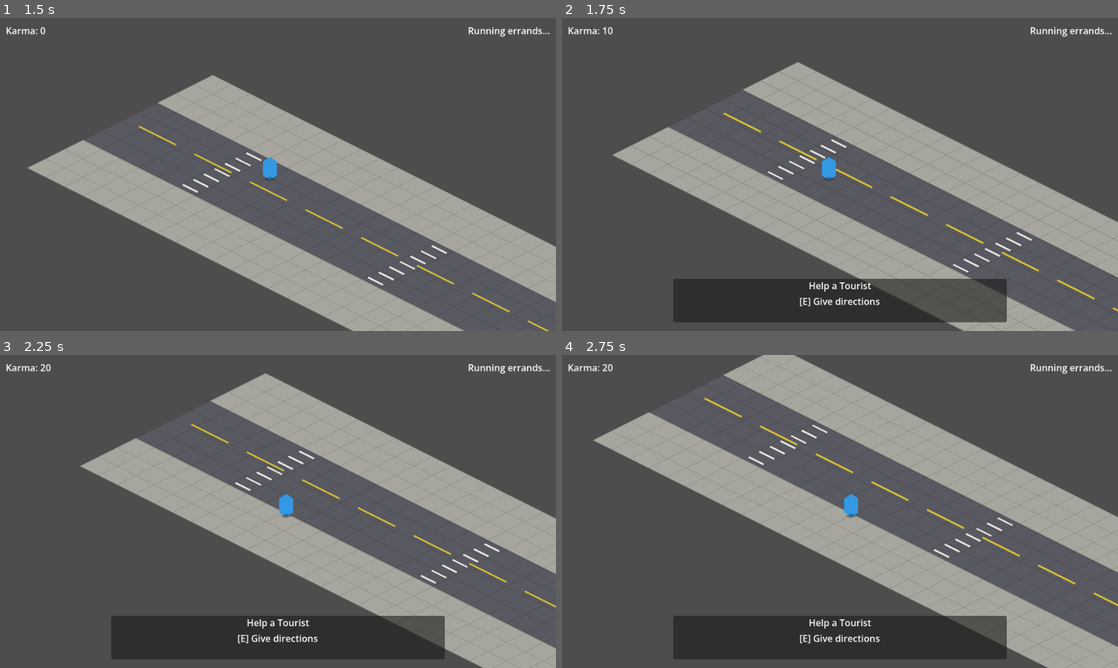
Above: before the commit, frames 1-4 (two rows, left to right).
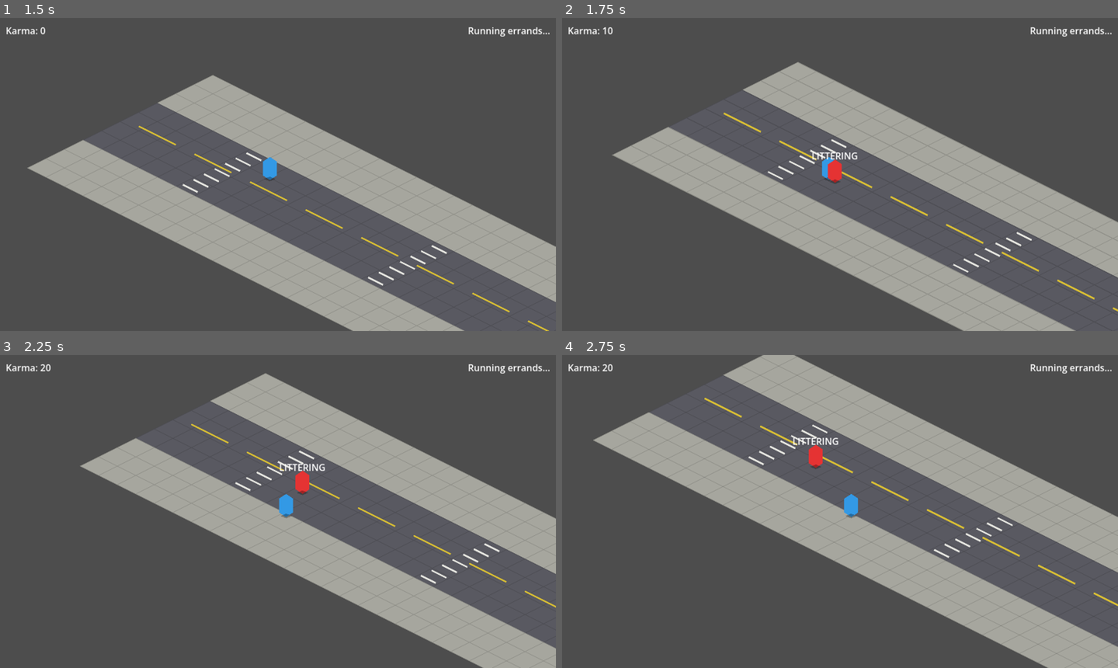
Above: after the commit, the same moments.

Repository: dinanwu/errands
Game: Godot game, scene res://scenes/main/main.tscn
Same seed, same stepped clock (60 frames per second), same inputs: the game is played once before the commit and once after it.
Inputs (mouse positions are in pixels of both pictures, inside the frame that each line leads up to):
- Up to frame 1 (1.5 s): tap Enter at 0.5 s; move the mouse to (400, 158) at 0.52 s; hold Right (ui_right) 0.53-1.28 s; tap 0 at 0.6 s; click (400, 158) at 0.67 s; tap E at 0.8, 1.35 s; move the mouse to (166, 190) at 1.27 s; hold Down (ui_down) from 1.28 s (still down); click (166, 190) at 1.42 s
- Up to frame 2 (1.75 s): keep holding Down (ui_down); tap K at 1.55 s
- Up to frame 3 (2.25 s): move the mouse to (333, 442) at 2.02 s; release Down (ui_down) at 2.03 s; hold Right (ui_right) from 2.03 s (still down); tap K at 2.1 s; click (333, 442) at 2.17 s
- Up to frame 4 (2.75 s): keep holding Right (ui_right); tap 0 at 2.3 s

Frame 1 is identical in both runs. In frame 2, 8.4% of the frame differs, in the area x 20-80%, y 42-98%; in frame 3, 8.4%; in frame 4, 8.4%.

Commit message:
Phase 4: Bad Actors and Weapons
Add bad actor NPCs that spawn from event triggers, milkshake weapon
that auto-unlocks at 30 karma, and full weapon targeting system
(click bad actor to throw). Includes 5 bad events, weapon cooldowns,
HUD weapon bar with selection/cooldown display, and mixed good/bad
event rolling.

Co-Authored-By: Claude Opus 4.6 (1M context) <noreply@anthropic.com>

Diff:
--- a/data/errands/grocery_store.tres
+++ b/data/errands/grocery_store.tres
@@ -10,5 +10,5 @@
 player_mode = &"pedestrian"
 street_length = 30
 destination_name = "Corner Store"
-bad_event_ids = []
+bad_event_ids = [&"honking", &"littering", &"double_parking", &"sidewalk_wall", &"spitting"]
 good_event_ids = [&"pick_up_litter", &"help_elderly_cross", &"help_tourist", &"catch_puppy"]
--- /dev/null
+++ b/data/events/bad/double_parking.tres
@@ -0,0 +1,14 @@
+[gd_resource type="Resource" load_steps=2 format=3]
+
+[ext_resource type="Script" path="res://scripts/data/event_data.gd" id="1_script"]
+
+[resource]
+script = ExtResource("1_script")
+id = &"double_parking"
+event_type = &"bad_actor"
+display_name = "Double Parking"
+description = "This jerk double-parked and is blocking the entire lane."
+prompt_text = ""
+karma_reward = 0
+weight = 0.8
+npc_scene_path = "res://scenes/npcs/bad_actor.tscn"
--- /dev/null
+++ b/data/events/bad/honking.tres
@@ -0,0 +1,14 @@
+[gd_resource type="Resource" load_steps=2 format=3]
+
+[ext_resource type="Script" path="res://scripts/data/event_data.gd" id="1_script"]
+
+[resource]
+script = ExtResource("1_script")
+id = &"honking"
+event_type = &"bad_actor"
+display_name = "Honking at Pedestrians"
+description = "A driver is laying on the horn at everyone trying to cross the street."
+prompt_text = ""
+karma_reward = 0
+weight = 1.0
+npc_scene_path = "res://scenes/npcs/bad_actor.tscn"
--- /dev/null
+++ b/data/events/bad/littering.tres
@@ -0,0 +1,14 @@
+[gd_resource type="Resource" load_steps=2 format=3]
+
+[ext_resource type="Script" path="res://scripts/data/event_data.gd" id="1_script"]
+
+[resource]
+script = ExtResource("1_script")
+id = &"littering"
+event_type = &"bad_actor"
+display_name = "Littering"
+description = "Someone just tossed their fast food bag right on the sidewalk."
+prompt_text = ""
+karma_reward = 0
+weight = 1.0
+npc_scene_path = "res://scenes/npcs/bad_actor.tscn"
--- /dev/null
+++ b/data/events/bad/sidewalk_wall.tres
@@ -0,0 +1,14 @@
+[gd_resource type="Resource" load_steps=2 format=3]
+
+[ext_resource type="Script" path="res://scripts/data/event_data.gd" id="1_script"]
+
+[resource]
+script = ExtResource("1_script")
+id = &"sidewalk_wall"
+event_type = &"bad_actor"
+display_name = "Blocking the Sidewalk"
+description = "A group walking shoulder-to-shoulder, refusing to let anyone pass."
+prompt_text = ""
+karma_reward = 0
+weight = 0.9
+npc_scene_path = "res://scenes/npcs/bad_actor.tscn"
--- /dev/null
+++ b/data/events/bad/spitting.tres
@@ -0,0 +1,14 @@
+[gd_resource type="Resource" load_steps=2 format=3]
+
+[ext_resource type="Script" path="res://scripts/data/event_data.gd" id="1_script"]
+
+[resource]
+script = ExtResource("1_script")
+id = &"spitting"
+event_type = &"bad_actor"
+display_name = "Spitting on the Sidewalk"
+description = "Absolutely disgusting. Right where people walk."
+prompt_text = ""
+karma_reward = 0
+weight = 0.7
+npc_scene_path = "res://scenes/npcs/bad_actor.tscn"
--- /dev/null
+++ b/data/weapons/milkshake.tres
@@ -0,0 +1,13 @@
+[gd_resource type="Resource" load_steps=2 format=3]
+
+[ext_resource type="Script" path="res://scripts/data/weapon_data.gd" id="1_script"]
+
+[resource]
+script = ExtResource("1_script")
+id = &"milkshake"
+display_name = "Milkshake"
+description = "A refreshing strawberry milkshake. Best served cold... on someone's head."
+karma_cost = 30
+cooldown_seconds = 5.0
+effect_scene_path = "res://scenes/weapons/milkshake.tscn"
+tier = 1
--- a/scenes/errand/errand_level.gd
+++ b/scenes/errand/errand_level.gd
@@ -12,6 +12,7 @@
 
 func _ready() -> void:
 	EventManager.load_for_errand(GROCERY_ERRAND)
+	EventManager.spawn_parent = $Entities
 	for trigger in event_zones.get_children():
 		trigger.body_entered.connect(_on_event_trigger_entered.bind(trigger))
 
@@ -28,7 +29,11 @@
 	camera.position = camera.position.lerp(player.position, 1.0 - exp(-10.0 * delta))
 
 
+func _exit_tree() -> void:
+	EventManager.spawn_parent = null
+
+
 func _on_event_trigger_entered(body: Node2D, trigger: Area2D) -> void:
 	if body == player:
-		if EventManager.try_spawn_event():
+		if EventManager.try_spawn_event(trigger.global_position):
 			trigger.set_deferred("monitoring", false)
--- /dev/null
+++ b/scenes/npcs/bad_actor.gd
@@ -0,0 +1,98 @@
+extends CharacterBody2D
+
+## A bad actor NPC performing a negative behavior on the street.
+## Spawned by EventManager when a bad_actor event triggers.
+## Player clicks to punish with their selected weapon.
+
+signal resolved(was_punished: bool)
+
+@onready var body: Polygon2D = $Body
+@onready var behavior_label: Label = $BehaviorLabel
+@onready var punishable_area: Area2D = $PunishableArea
+
+var event_data: EventData = null
+var _is_resolved: bool = false
+
+const LINGER_DURATION: float = 15.0
+var _linger_timer: float = 0.0
+
+
+func setup(data: EventData) -> void:
+	event_data = data
+	behavior_label.text = data.display_name.to_upper()
+
+
+func _ready() -> void:
+	punishable_area.input_event.connect(_on_punishable_input)
+	punishable_area.mouse_entered.connect(_on_mouse_entered)
+	punishable_area.mouse_exited.connect(_on_mouse_exited)
+
+
+func _process(delta: float) -> void:
+	if _is_resolved:
+		return
+	_linger_timer += delta
+	if _linger_timer >= LINGER_DURATION:
+		_wander_off()
+
+
+func _on_punishable_input(viewport: Node, event: InputEvent, _shape_idx: int) -> void:
+	if _is_resolved:
+		return
+	if not (event is InputEventMouseButton and event.button_index == MOUSE_BUTTON_LEFT and event.pressed):
+		return
+	# Always consume clicks on bad actors so player doesn't walk toward them
+	viewport.set_input_as_handled()
+	var weapon_id = GameManager.selected_weapon
+	if weapon_id == &"" or not GameManager.can_use_weapon(weapon_id):
+		return
+	_punish(weapon_id)
+
+
+func _punish(weapon_id: StringName) -> void:
+	_is_resolved = true
+	var weapon_data = GameManager.use_weapon(weapon_id)
+	resolved.emit(true)
+
+	# Spawn weapon projectile from player to this bad actor
+	var player = get_tree().get_first_node_in_group("player")
+	if weapon_data and weapon_data.effect_scene_path != "":
+		var effect_scene = load(weapon_data.effect_scene_path)
+		if effect_scene:
+			var effect = effect_scene.instantiate()
+			get_parent().add_child(effect)
+			effect.hit.connect(_play_hit_reaction)
+			effect.fire(player.global_position, global_position)
+			return
+	# No effect scene — play reaction immediately
+	_play_hit_reaction()
+
+
+func _play_hit_reaction() -> void:
+	if not is_inside_tree():
+		return
+	behavior_label.visible = false
+	var tween = create_tween()
+	tween.tween_property(body, "modulate", Color(1, 0.3, 0.3), 0.1)
+	tween.tween_property(self, "position", position + Vector2(randf_range(-30, 30), -50), 0.3).set_ease(Tween.EASE_OUT)
+	tween.parallel().tween_property(self, "modulate:a", 0.0, 0.4)
+	tween.tween_callback(queue_free)
+
+
+func _wander_off() -> void:
+	_is_resolved = true
+	resolved.emit(false)
+	var tween = create_tween()
+	tween.tween_property(self, "position", position + Vector2(150, -75), 1.0)
+	tween.parallel().tween_property(self, "modulate:a", 0.0, 1.0)
+	tween.tween_callback(queue_free)
+
+
+func _on_mouse_entered() -> void:
+	if not _is_resolved and GameManager.selected_weapon != &"":
+		modulate = Color(1.3, 1.3, 1.3)
+
+
+func _on_mouse_exited() -> void:
+	if not _is_resolved:
+		modulate = Color.WHITE
--- /dev/null
+++ b/scenes/npcs/bad_actor.tscn
@@ -0,0 +1,41 @@
+[gd_scene load_steps=4 format=3]
+
+[ext_resource type="Script" path="res://scenes/npcs/bad_actor.gd" id="1_actor"]
+
+[sub_resource type="RectangleShape2D" id="RectangleShape2D_body"]
+size = Vector2(20, 10)
+
+[sub_resource type="CircleShape2D" id="CircleShape2D_punish"]
+radius = 35.0
+
+[node name="BadActor" type="CharacterBody2D"]
+collision_layer = 0
+collision_mask = 0
+script = ExtResource("1_actor")
+
+[node name="Body" type="Polygon2D" parent="."]
+color = Color(0.9, 0.2, 0.2, 1)
+polygon = PackedVector2Array(-12, -32, 0, -40, 12, -32, 12, -8, 0, 0, -12, -8)
+
+[node name="Shadow" type="Polygon2D" parent="."]
+color = Color(0, 0, 0, 0.3)
+polygon = PackedVector2Array(-10, -2, 0, -6, 10, -2, 0, 2)
+
+[node name="CollisionShape2D" type="CollisionShape2D" parent="."]
+position = Vector2(0, -4)
+shape = SubResource("RectangleShape2D_body")
+
+[node name="BehaviorLabel" type="Label" parent="."]
+offset_left = -70.0
+offset_top = -58.0
+offset_right = 70.0
+offset_bottom = -42.0
+horizontal_alignment = 1
+text = "BAD BEHAVIOR"
+
+[node name="PunishableArea" type="Area2D" parent="."]
+input_pickable = true
+
+[node name="CollisionShape2D" type="CollisionShape2D" parent="PunishableArea"]
+position = Vector2(0, -20)
+shape = SubResource("CircleShape2D_punish")
--- a/scenes/player/player.gd
+++ b/scenes/player/player.gd
@@ -6,6 +6,11 @@
 
 ## Click-to-move target (null when not active)
 var _move_target: Variant = null
+
+
+func _ready() -> void:
+	add_to_group("player")
+
 
 # Isometric transform: converts screen-space input to isometric world-space
 # Screen right → iso east (down-right), Screen up → iso north (up-right)
--- a/scenes/ui/hud.gd
+++ b/scenes/ui/hud.gd
@@ -1,16 +1,85 @@
 extends CanvasLayer
 
 ## HUD overlay. Displays karma, errand progress, and weapon bar.
-## Listens to GameManager signals — never references GameManager methods directly.
+## Listens to GameManager signals — never references GameManager methods directly
+## (except for initial state and weapon selection).
 
 @onready var karma_label: Label = $TopBar/KarmaLabel
 @onready var progress_label: Label = $TopBar/ProgressLabel
+@onready var weapon_bar: HBoxContainer = $WeaponBar
+
+## Ordered list of unlocked weapon IDs (matches button order in weapon bar).
+var _weapon_order: Array[StringName] = []
+var _weapon_buttons: Dictionary = {}
 
 
 func _ready() -> void:
 	GameManager.karma_changed.connect(_on_karma_changed)
+	GameManager.weapon_unlocked.connect(_on_weapon_unlocked)
+	GameManager.weapon_used.connect(_on_weapon_used)
+	GameManager.weapon_cooldown_finished.connect(_on_weapon_cooldown_finished)
+	GameManager.weapon_selected.connect(_on_weapon_selected)
 	karma_label.text = "Karma: %d" % GameManager.karma_points
+
+
+func _process(_delta: float) -> void:
+	_update_cooldown_labels()
+
+
+func _unhandled_input(event: InputEvent) -> void:
+	if event is InputEventKey and event.pressed and not event.echo:
+		var key_num = event.keycode - KEY_0
+		if key_num >= 1 and key_num <= _weapon_order.size():
+			GameManager.select_weapon(_weapon_order[key_num - 1])
 
 
 func _on_karma_changed(new_total: int, _delta: int) -> void:
 	karma_label.text = "Karma: %d" % new_total
+
+
+func _on_weapon_unlocked(weapon_id: StringName) -> void:
+	var data = GameManager.get_weapon_data(weapon_id)
+	if data == null:
+		return
+	_weapon_order.append(weapon_id)
+	var idx = _weapon_order.size()
+	var btn = Button.new()
+	btn.text = "%d: %s" % [idx, data.display_name]
+	btn.pressed.connect(func(): GameManager.select_weapon(weapon_id))
+	weapon_bar.add_child(btn)
+	_weapon_buttons[weapon_id] = btn
+	_update_selection()
+
+
+func _on_weapon_used(weapon_id: StringName) -> void:
+	var btn: Button = _weapon_buttons.get(weapon_id)
+	if btn:
+		btn.disabled = true
+
+
+func _on_weapon_cooldown_finished(weapon_id: StringName) -> void:
+	var btn: Button = _weapon_buttons.get(weapon_id)
+	if btn:
+		btn.disabled = false
+
+
+func _on_weapon_selected(_weapon_id: StringName) -> void:
+	_update_selection()
+
+
+func _update_selection() -> void:
+	for wid in _weapon_buttons:
+		var btn: Button = _weapon_buttons[wid]
+		btn.modulate = Color(1, 1, 0.6) if wid == GameManager.selected_weapon else Color.WHITE
+
+
+func _update_cooldown_labels() -> void:
+	for i in _weapon_order.size():
+		var wid = _weapon_order[i]
+		var btn: Button = _weapon_buttons[wid]
+		var data = GameManager.get_weapon_data(wid)
+		var remaining: float = GameManager.weapon_cooldowns.get(wid, 0.0)
+		if remaining > 0:
+			btn.text = "%s (%.1fs)" % [data.display_name, remaining]
+		else:
+			btn.text = "%d: %s" % [i + 1, data.display_name]
--- /dev/null
+++ b/scenes/weapons/milkshake.gd
@@ -0,0 +1,21 @@
+extends Node2D
+
+## Milkshake projectile. Flies from origin to target, then signals hit.
+
+signal hit
+
+
+func fire(from: Vector2, to: Vector2) -> void:
+	global_position = from
+	var tween = create_tween()
+	tween.tween_property(self, "global_position", to, 0.35).set_ease(Tween.EASE_IN)
+	tween.tween_callback(_on_arrived)
+
+
+func _on_arrived() -> void:
+	hit.emit()
+	# Splash: expand and fade
+	var tween = create_tween()
+	tween.tween_property(self, "scale", Vector2(2.5, 2.5), 0.15)
+	tween.parallel().tween_property(self, "modulate:a", 0.0, 0.15)
+	tween.tween_callback(queue_free)
--- /dev/null
+++ b/scenes/weapons/milkshake.tscn
@@ -0,0 +1,10 @@
+[gd_scene load_steps=2 format=3]
+
+[ext_resource type="Script" path="res://scenes/weapons/milkshake.gd" id="1_shake"]
+
+[node name="Milkshake" type="Node2D"]
+script = ExtResource("1_shake")
+
+[node name="Cup" type="Polygon2D" parent="."]
+color = Color(1.0, 0.6, 0.8, 1)
+polygon = PackedVector2Array(-4, -8, 4, -8, 4, 4, 2, 6, -2, 6, -4, 4)
--- a/scripts/autoloads/event_manager.gd
+++ b/scripts/autoloads/event_manager.gd
@@ -1,26 +1,30 @@
 extends Node
 
-## Manages event pools, rolls random events, and spawns prompts.
+## Manages event pools, rolls random events, and spawns prompts / bad actors.
 ## EventTrigger zones in the level call try_spawn_event().
 ## Player calls handle_interact() when E is pressed.
-##
-## event_spawned / event_resolved are reserved for future systems (HUD juice, scoring).
 
 signal event_spawned(event_data: Resource, event_node: Node)
 signal event_resolved(event_data: Resource, was_acted_on: bool)
 signal good_deed_prompt_shown(event_data: Resource)
 signal good_deed_completed(event_data: Resource)
 signal good_deed_expired(event_data: Resource)
+signal bad_actor_spawned(event_data: Resource, actor_node: Node)
+signal bad_actor_punished(event_data: Resource)
 
-## Filtered pool for the current errand. Roll events from here.
 var good_event_pool: Array[Resource] = []
+var bad_event_pool: Array[Resource] = []
 var recent_events: Array[StringName] = []
 
 var _active_event: EventData = null
 var _prompt_instance: Node = null
+var _bad_actor_instance: Node = null
 
-## Full pool loaded from disk — source of truth for load_for_errand().
+## Set by errand_level.gd — parent node for spawning bad actor NPCs (Y-sorted).
+var spawn_parent: Node2D = null
+
 var _all_good_events: Array[Resource] = []
+var _all_bad_events: Array[Resource] = []
 
 const RECENT_EVENTS_MAX = 3
 const GOOD_DEED_PROMPT_SCENE = preload("res://scenes/events/good_deed_prompt.tscn")
@@ -31,31 +35,41 @@
 
 
 func _load_events() -> void:
-	var dir = DirAccess.open("res://data/events/good/")
+	_all_good_events = _load_events_from_dir("res://data/events/good/")
+	_all_bad_events = _load_events_from_dir("res://data/events/bad/")
+	good_event_pool = _all_good_events.duplicate()
+	bad_event_pool = _all_bad_events.duplicate()
+
+
+func _load_events_from_dir(path: String) -> Array[Resource]:
+	var events: Array[Resource] = []
+	var dir = DirAccess.open(path)
 	if dir == null:
-		return
+		return events
 	dir.list_dir_begin()
 	var filename = dir.get_next()
 	while filename != "":
 		if filename.ends_with(".tres"):
-			var resource = load("res://data/events/good/".path_join(filename))
+			var resource = load(path.path_join(filename))
 			if resource != null:
-				_all_good_events.append(resource)
+				events.append(resource)
 		filename = dir.get_next()
 	dir.list_dir_end()
-	good_event_pool = _all_good_events.duplicate()
+	return events
 
 
 func load_for_errand(errand: ErrandData) -> void:
-	## Filter the event pool to only the events listed in the errand definition.
 	good_event_pool = _all_good_events.filter(func(e: Resource) -> bool:
 		return e.id in errand.good_event_ids
+	)
+	bad_event_pool = _all_bad_events.filter(func(e: Resource) -> bool:
+		return e.id in errand.bad_event_ids
 	)
 	recent_events.clear()
 
 
-func try_spawn_event() -> bool:
-	## Returns true if an event was spawned, false if skipped (already active or empty pool).
+func try_spawn_event(trigger_position: Vector2 = Vector2.ZERO) -> bool:
+	## Returns true if an event was spawned, false if skipped.
 	if _active_event != null:
 		return false
 	var event = _roll_event()
@@ -63,14 +77,21 @@
 		return false
 	_active_event = event
 	_track_recent(event.id)
-	_spawn_prompt(event)
-	good_deed_prompt_shown.emit(event)
-	event_spawned.emit(event, _prompt_instance)
+
+	if event.event_type == &"good_deed":
+		_spawn_prompt(event)
+		good_deed_prompt_shown.emit(event)
+	elif event.event_type == &"bad_actor":
+		_spawn_bad_actor(event, trigger_position)
+		bad_actor_spawned.emit(event, _bad_actor_instance)
+
+	var active_node = _prompt_instance if _prompt_instance else _bad_actor_instance
+	event_spawned.emit(event, active_node)
 	return true
 
 
 func handle_interact() -> void:
-	if _active_event == null:
+	if _active_event == null or _active_event.event_type != &"good_deed":
 		return
 	var event = _active_event
 	_dismiss_prompt()
@@ -80,13 +101,16 @@
 
 
 func _roll_event() -> EventData:
-	if good_event_pool.is_empty():
+	var combined: Array[Resource] = []
+	combined.append_array(good_event_pool)
+	combined.append_array(bad_event_pool)
+	if combined.is_empty():
 		return null
-	var available = good_event_pool.filter(func(e: Resource) -> bool:
+	var available = combined.filter(func(e: Resource) -> bool:
 		return not (e.id in recent_events)
 	)
 	if available.is_empty():
-		available = good_event_pool
+		available = combined
 	return _weighted_pick(available)
 
 
@@ -111,8 +135,21 @@
 func _spawn_prompt(event: EventData) -> void:
 	_prompt_instance = GOOD_DEED_PROMPT_SCENE.instantiate()
 	_prompt_instance.expired.connect(_on_prompt_expired)
-	add_child(_prompt_instance)       # @onready vars assigned here
-	_prompt_instance.setup(event)     # safe to call after add_child
+	add_child(_prompt_instance)
+	_prompt_instance.setup(event)
+
+
+func _spawn_bad_actor(event: EventData, spawn_pos: Vector2) -> void:
+	if not is_instance_valid(spawn_parent):
+		return
+	var scene = load(event.npc_scene_path)
+	if scene == null:
+		return
+	_bad_actor_instance = scene.instantiate()
+	_bad_actor_instance.global_position = spawn_pos
+	_bad_actor_instance.resolved.connect(_on_bad_actor_resolved)
+	spawn_parent.add_child(_bad_actor_instance)
+	_bad_actor_instance.setup(event)
 
 
 func _dismiss_prompt() -> void:
@@ -128,3 +165,12 @@
 	_prompt_instance = null
 	good_deed_expired.emit(event)
 	event_resolved.emit(event, false)
+
+
+func _on_bad_actor_resolved(was_punished: bool) -> void:
+	var event = _active_event
+	_active_event = null
+	_bad_actor_instance = null
+	if was_punished:
+		bad_actor_punished.emit(event)
+	event_resolved.emit(event, was_punished)
--- a/scripts/autoloads/game_manager.gd
+++ b/scripts/autoloads/game_manager.gd
@@ -5,6 +5,7 @@
 
 signal karma_changed(new_total: int, delta: int)
 signal weapon_unlocked(weapon_id: StringName)
+signal weapon_selected(weapon_id: StringName)
 signal weapon_used(weapon_id: StringName)
 signal weapon_cooldown_finished(weapon_id: StringName)
 signal errand_started(errand_id: StringName)
@@ -15,11 +16,24 @@
 var current_errand_id: StringName = ""
 var errand_progress: float = 0.0
 var weapon_cooldowns: Dictionary = {}
+var selected_weapon: StringName = &""
+
+## weapon_id → WeaponData, loaded from res://data/weapons/ on startup.
+var _weapon_registry: Dictionary = {}
+
+
+func _ready() -> void:
+	_load_weapons()
+
+
+func _process(delta: float) -> void:
+	_tick_cooldowns(delta)
 
 
 func add_karma(amount: int) -> void:
 	karma_points += amount
 	karma_changed.emit(karma_points, amount)
+	_check_weapon_unlocks()
 
 
 func spend_karma(amount: int) -> bool:
@@ -38,6 +52,35 @@
 	if not is_weapon_unlocked(weapon_id):
 		unlocked_weapons.append(weapon_id)
 		weapon_unlocked.emit(weapon_id)
+		# Auto-select the first weapon unlocked
+		if selected_weapon == &"":
+			selected_weapon = weapon_id
+			weapon_selected.emit(selected_weapon)
+
+
+func select_weapon(weapon_id: StringName) -> void:
+	if weapon_id == selected_weapon:
+		selected_weapon = &""  # Toggle off
+	elif is_weapon_unlocked(weapon_id):
+		selected_weapon = weapon_id
+	weapon_selected.emit(selected_weapon)
+
+
+func can_use_weapon(weapon_id: StringName) -> bool:
+	return is_weapon_unlocked(weapon_id) and not weapon_cooldowns.has(weapon_id)
+
+
+func use_weapon(weapon_id: StringName) -> WeaponData:
+	if not can_use_weapon(weapon_id):
+		return null
+	var data: WeaponData = _weapon_registry[weapon_id]
+	weapon_cooldowns[weapon_id] = data.cooldown_seconds
+	weapon_used.emit(weapon_id)
+	return data
+
+
+func get_weapon_data(weapon_id: StringName) -> WeaponData:
+	return _weapon_registry.get(weapon_id)
 
 
 func start_errand(errand_id: StringName) -> void:
@@ -51,3 +94,37 @@
 	errand_progress = 1.0
 	current_errand_id = ""
 	errand_completed.emit(id)
+
+
+func _load_weapons() -> void:
+	var dir = DirAccess.open("res://data/weapons/")
+	if dir == null:
+		return
+	dir.list_dir_begin()
+	var filename = dir.get_next()
+	while filename != "":
+		if filename.ends_with(".tres"):
+			var resource = load("res://data/weapons/".path_join(filename))
+			if resource is WeaponData:
+				_weapon_registry[resource.id] = resource
+		filename = dir.get_next()
+	dir.list_dir_end()
+
+
+func _check_weapon_unlocks() -> void:
+	for weapon_id in _weapon_registry:
+		if not is_weapon_unlocked(weapon_id):
+			var data: WeaponData = _weapon_registry[weapon_id]
+			if karma_points >= data.karma_cost:
+				unlock_weapon(weapon_id)
+
+
+func _tick_cooldowns(delta: float) -> void:
+	var finished: Array[StringName] = []
+	for weapon_id in weapon_cooldowns:
+		weapon_cooldowns[weapon_id] -= delta
+		if weapon_cooldowns[weapon_id] <= 0.0:
+			finished.append(weapon_id)
+	for weapon_id in finished:
+		weapon_cooldowns.erase(weapon_id)
+		weapon_cooldown_finished.emit(weapon_id)
Not shown, added: scenes/npcs/bad_actor.gd.uid
Not shown, added: scenes/weapons/milkshake.gd.uid
Not shown, changed: WORKLOG.md
